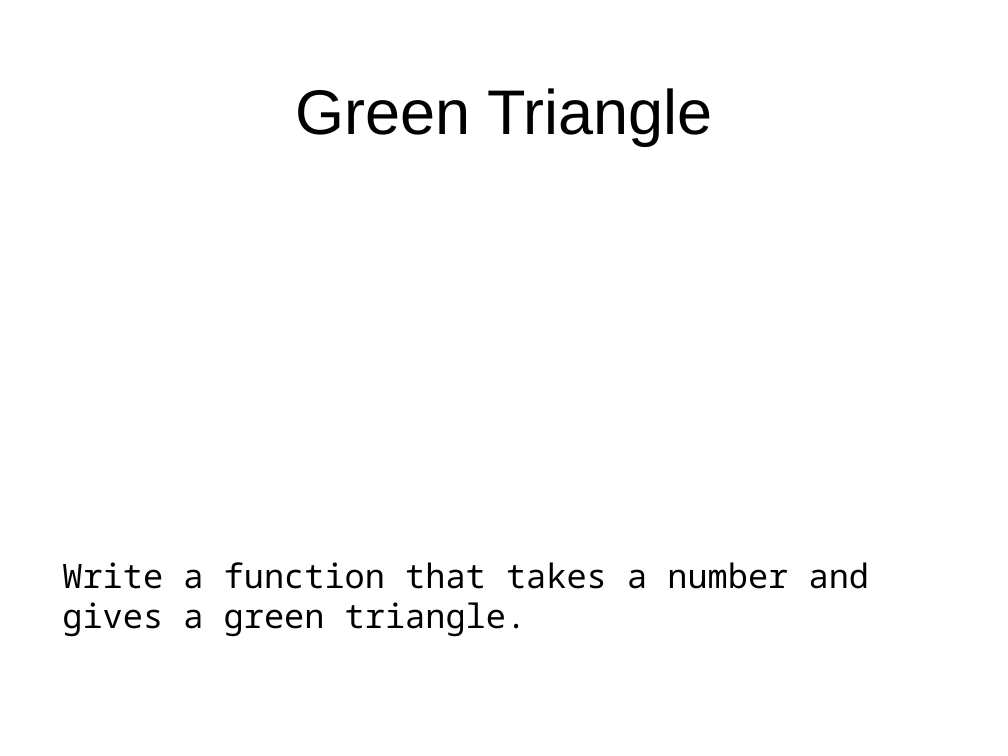
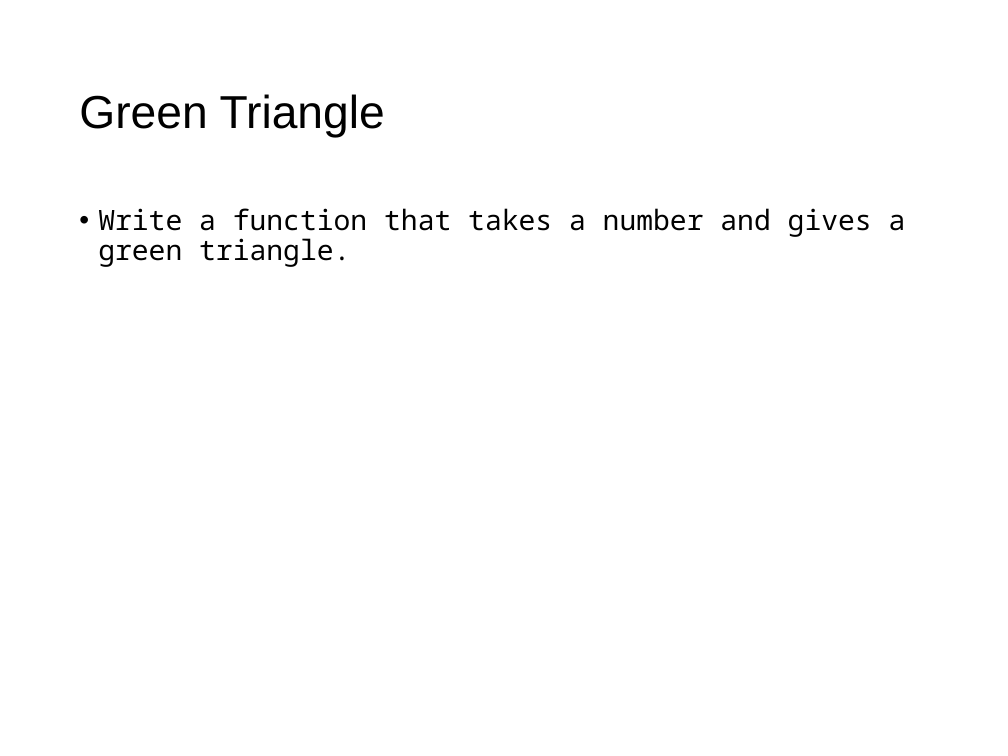
Before and after one commit to taps3/bootstrapcsp, a slide deck: slide 17 of bootstrapcsp_slidedeck.pptx. Drawn at 1008x756 pixels with LibreOffice and Linux fonts; fonts in the diff are those of the drawing. Boxes give left, top, right and bottom in pixels: in the first picture for what was removed or moved away, otherwise in the second. Text is boxed around its words. In the diff, an @@ line names an element or a change of style, - is before the commit and + after.

```diff
--- a/bootstrapcsp_slidedeck.pptx
+++ b/bootstrapcsp_slidedeck.pptx
@@ title "Green Triangle" moved from (x1=296, y1=88, x2=712, y2=145) to (x1=79, y1=94, x2=385, y2=137) @@
@@ title "Green Triangle" at (x1=79, y1=94, x2=385, y2=137): size 45 to 33 pt; alignment centre to left; vertical alignment top to middle @@
@@ text "Write a function that takes ..." moved from (x1=62, y1=562, x2=870, y2=637) to (x1=98, y1=208, x2=906, y2=267) @@
@@ text "Write a function that takes ..." at (x1=98, y1=208, x2=906, y2=267): size 24 to 20 pt; bullet none to •; line spacing 1 to 0.9; more space between paragraphs @@
```
Also in this commit, not shown: 148 other slides changed, 1 slide added, 2 slides removed, 15 other files.
